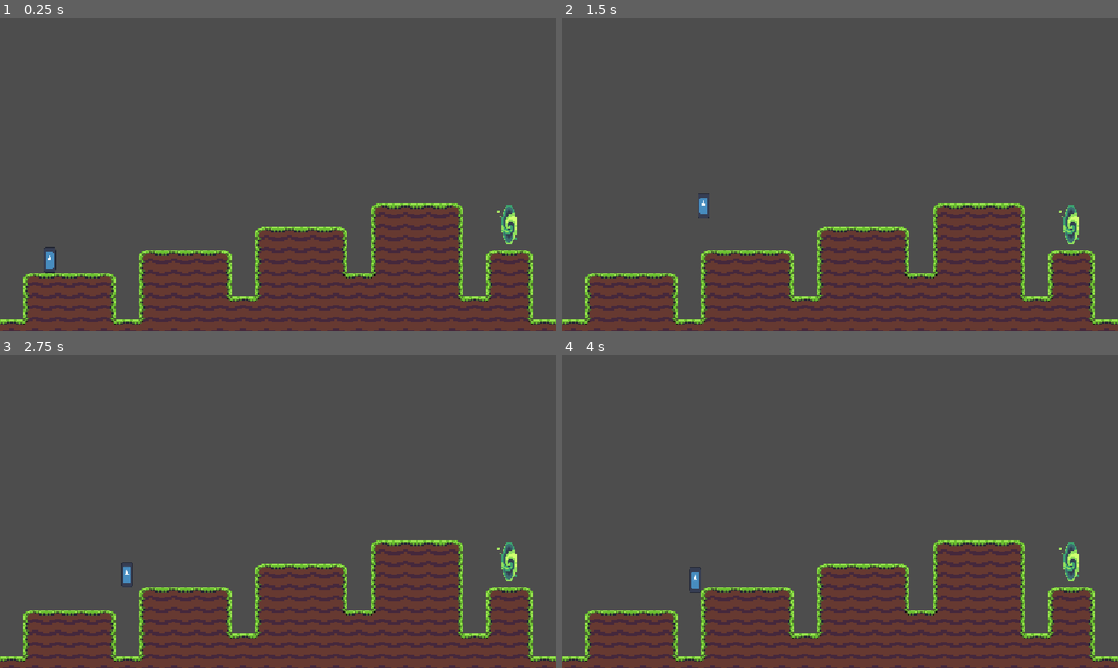
Above: before the commit, frames 1-4 (two rows, left to right).
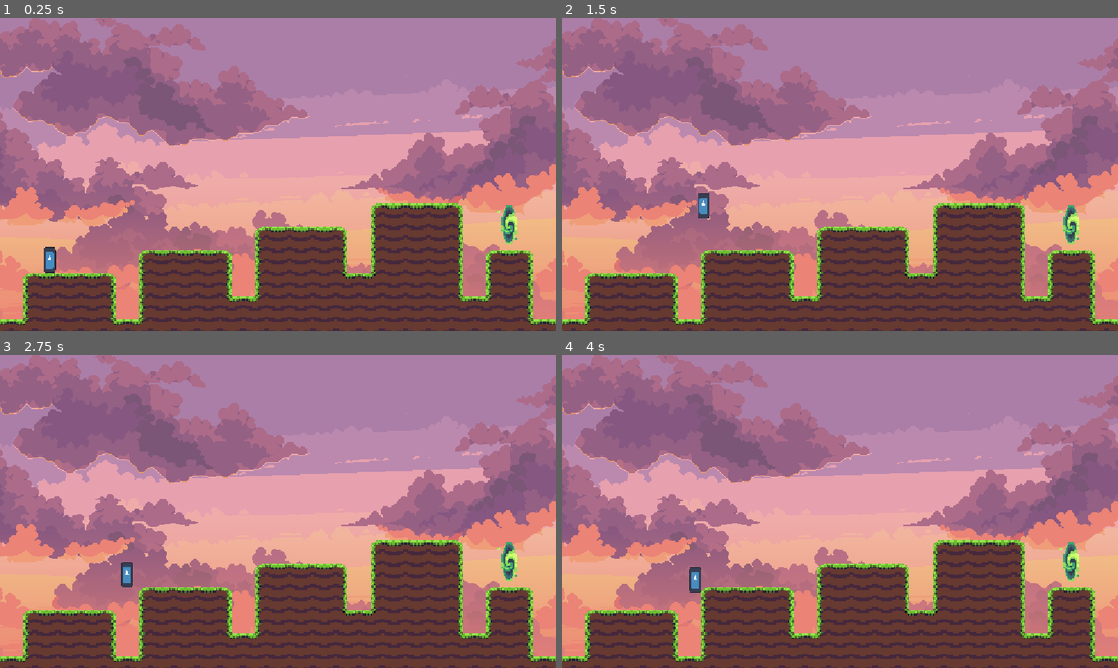
Above: after the commit, the same moments.

Repository: ConsciousBone/HavenJumpstartGameYesIndeed
Game: Godot game, scene res://level0.tscn
Same seed, same stepped clock (60 frames per second), same inputs: the game is played once before the commit and once after it. The engine's default icon, where the game draws it, is replaced by a stand-in: a white triangle on a blue panel in a dark square.
Inputs (mouse positions are in pixels of both pictures, inside the frame that each line leads up to):
- Up to frame 1 (0.25 s): no input
- Up to frame 2 (1.5 s): tap Enter at 0.5 s; move the mouse to (962, 158) at 0.52 s; hold D (right) from 0.53 s (still down); tap Alt at 0.6 s; click (962, 158) at 0.67 s; tap W (jump) at 0.77 s; move the mouse to (728, 190) at 1.27 s; tap Shift at 1.35 s
- Up to frame 3 (2.75 s): tap W (jump) at 1.52 s; move the mouse to (333, 442) at 2.02 s; release D (right) at 2.03 s; hold A (left) from 2.03 s (still down); tap Alt at 2.1 s
- Up to frame 4 (4 s): move the mouse to (812, 574) at 2.77 s; release A (left) at 2.78 s; hold D (right) from 2.78 s (still down); tap Shift at 2.85 s; click (812, 574) at 2.92 s; tap W (jump) at 3.02, 3.77 s; tap Space at 3.5 s; move the mouse to (1006, 558) at 3.52 s; tap Alt at 3.6 s

The runs differ from the first frame. In frame 1, 76% of the frame differs, in the area x 0-100%, y 0-97%; in frame 2, 76%; in frame 3, 76%; in frame 4, 76%.

Commit message:
add background

Diff:
--- a/level0.tscn
+++ b/level0.tscn
@@ -1,12 +1,13 @@
 [gd_scene format=4 uid="uid://bahat7dfvt6gn"]
 
+[ext_resource type="Texture2D" uid="uid://pt12x7a6x47r" path="res://assets/Clouds_7-flattened.png" id="1_04g2k"]
 [ext_resource type="Texture2D" uid="uid://d04eks6nim0s6" path="res://assets/GrassDirt.png" id="1_tgtrw"]
 [ext_resource type="Script" uid="uid://b8jjmptfmo5ce" path="res://portal.gd" id="2_f02tp"]
 [ext_resource type="PackedScene" uid="uid://bjj224y4qxoiq" path="res://level1.tscn" id="3_04g2k"]
 [ext_resource type="Texture2D" uid="uid://chk75tmemxgff" path="res://assets/Dimensional_Portal.png" id="4_f02tp"]
 [ext_resource type="PackedScene" uid="uid://idt0cl1r0kjw" path="res://Player.tscn" id="5_f02tp"]
 
-[sub_resource type="TileSetAtlasSource" id="TileSetAtlasSource_1bvp3"]
+[sub_resource type="TileSetAtlasSource" id="TileSetAtlasSource_vxl8l"]
 texture = ExtResource("1_tgtrw")
 0:0/0 = 0
 0:0/0/physics_layer_0/polygon_0/points = PackedVector2Array(-8, -8, 8, -8, 8, 8, -8, 8)
@@ -105,12 +106,20 @@
 
 [sub_resource type="TileSet" id="TileSet_wwx8e"]
 physics_layer_0/collision_layer = 1
-sources/0 = SubResource("TileSetAtlasSource_1bvp3")
+sources/0 = SubResource("TileSetAtlasSource_vxl8l")
 
 [sub_resource type="RectangleShape2D" id="RectangleShape2D_tgtrw"]
 size = Vector2(49, 80.75)
 
 [node name="Node" type="Node2D" unique_id=1072592927]
+
+[node name="Background" type="TextureRect" parent="." unique_id=782905244]
+texture_filter = 1
+offset_left = -26.0
+offset_top = -11.0
+offset_right = 1163.0
+offset_bottom = 655.0
+texture = ExtResource("1_04g2k")
 
 [node name="TileMapLayer" type="TileMapLayer" parent="." unique_id=1214025369]
 texture_filter = 1
--- a/level1.tscn
+++ b/level1.tscn
@@ -1,6 +1,7 @@
 [gd_scene format=4 uid="uid://bjj224y4qxoiq"]
 
 [ext_resource type="Texture2D" uid="uid://d04eks6nim0s6" path="res://assets/GrassDirt.png" id="1_dopym"]
+[ext_resource type="Texture2D" uid="uid://pt12x7a6x47r" path="res://assets/Clouds_7-flattened.png" id="1_ootpb"]
 [ext_resource type="PackedScene" uid="uid://idt0cl1r0kjw" path="res://Player.tscn" id="2_ootpb"]
 
 [sub_resource type="TileSetAtlasSource" id="TileSetAtlasSource_v38iq"]
@@ -106,6 +107,14 @@
 
 [node name="Level1" type="Node2D" unique_id=1851048849]
 
+[node name="Background" type="TextureRect" parent="." unique_id=65327300]
+texture_filter = 1
+offset_left = -26.0
+offset_top = -11.0
+offset_right = 1163.0
+offset_bottom = 655.0
+texture = ExtResource("1_ootpb")
+
 [node name="TileMapLayer" type="TileMapLayer" parent="." unique_id=1528440872]
 texture_filter = 1
 scale = Vector2(3, 3)
Binary file added: assets/Clouds_7-flattened.png
Not shown, added: assets/Clouds_7-flattened.png.import
